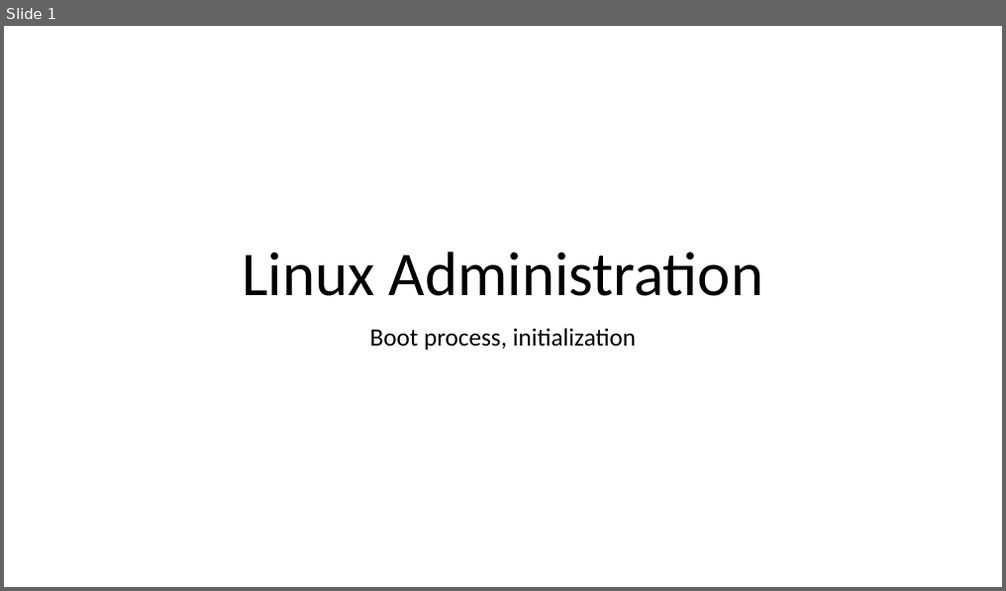
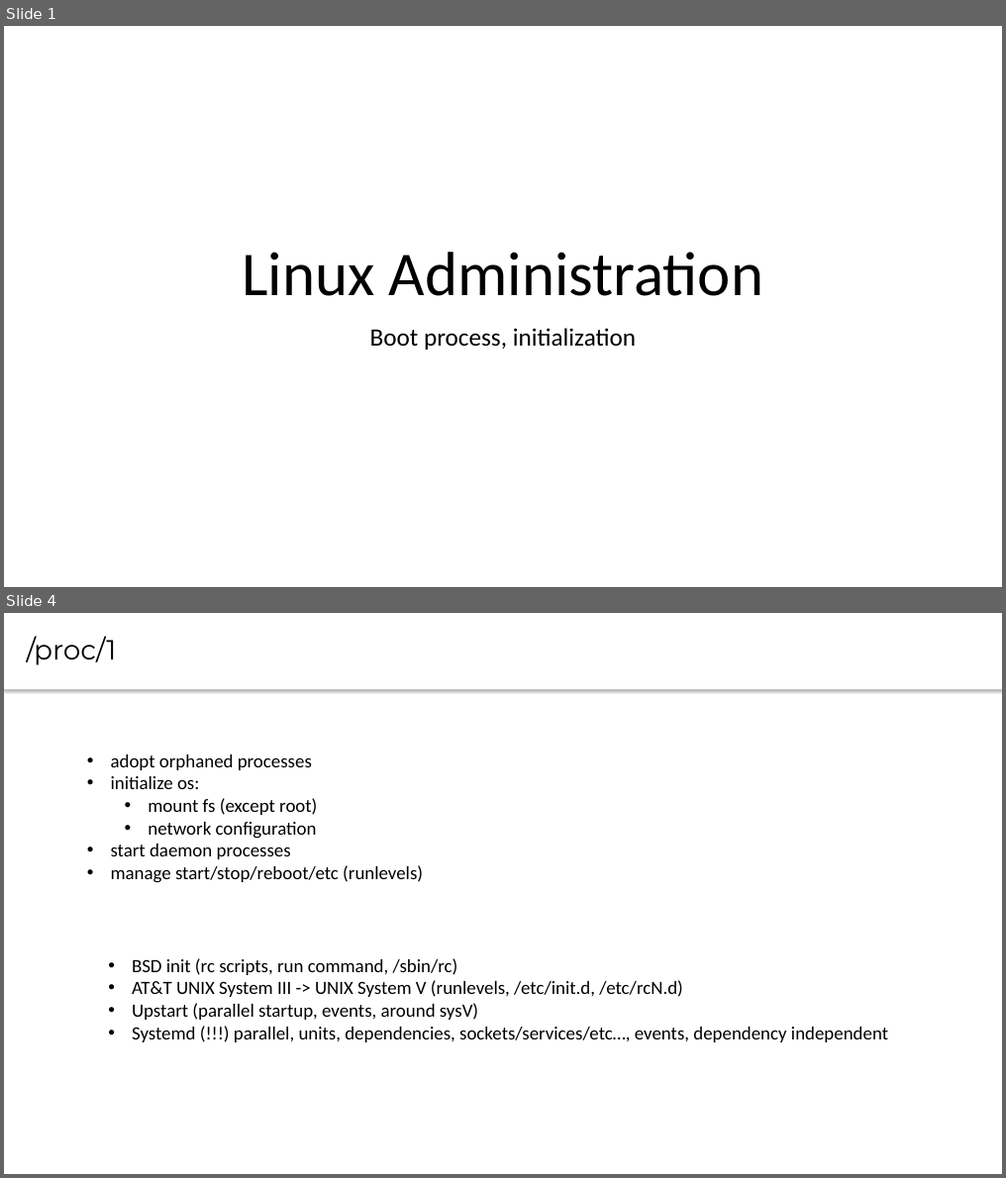
Before and after one commit to CsteerDevops1/lectures_devops2, a slide deck: LinuxAdm/LinuxAdm4.pptx. Shown one above the other, each under a label of ours: slide 1 before the commit, slides 1 and 4 after it; the slides between them are not shown. The pictures are 1006x591 and 1006x1178 pixels, drawn with LibreOffice and Linux fonts; fonts in the diff are those of the drawing. Boxes give left, top, right and bottom in pixels: in the first picture for what was removed or moved away, otherwise in the second. Text is boxed around its words. In the diff, an @@ line names an element or a change of style, - is before the commit and + after.

```diff
--- a/LinuxAdm/LinuxAdm4.pptx
+++ b/LinuxAdm/LinuxAdm4.pptx
@@ slide 4 added at (4, 613, 1002, 1174), background #FFFFFF @@
@@ text added at (4, 613, 1002, 689), fill #FFFFFF, 26.7 pt, text #000000 @@
+/proc/1
@@ text added at (111, 755, 423, 883), 18 pt, text #000000 @@
+• adopt orphaned processes
+• initialize os:
+  • mount fs (except root)
+  • network configuration
+• start daemon processes
+• manage start/stop/reboot/etc (runlevels)
@@ text added at (132, 959, 888, 1043), 18 pt, text #000000 @@
+• BSD init (rc scripts, run command, /sbin/rc)
+• AT&T UNIX System III -> UNIX System V (runlevels, /etc/init.d, /etc/rcN.d)
+• Upstart (parallel startup, events, around sysV)
+• Systemd (!!!) parallel, units, dependencies, sockets/services/etc…, events, dependency independent
```
Also in this commit, not shown: 9 other slides added, 1 slide removed, 1 other file.
